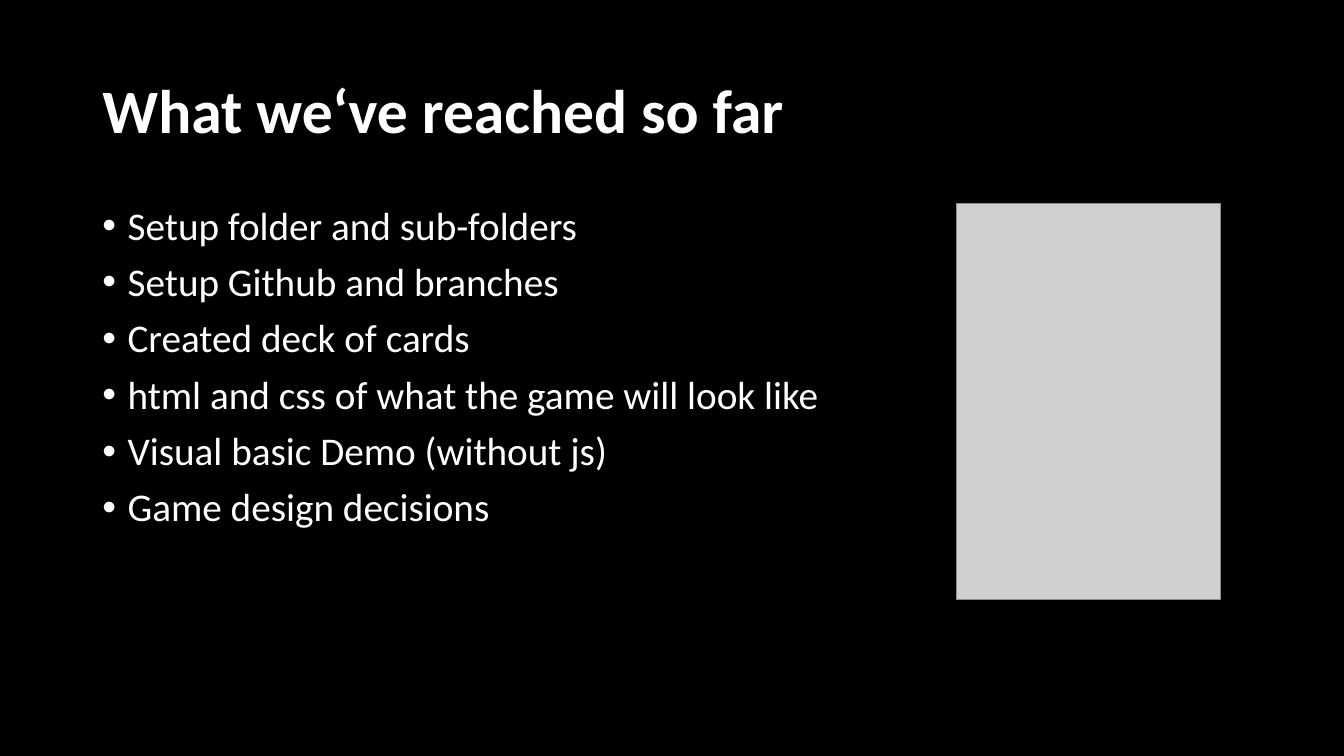
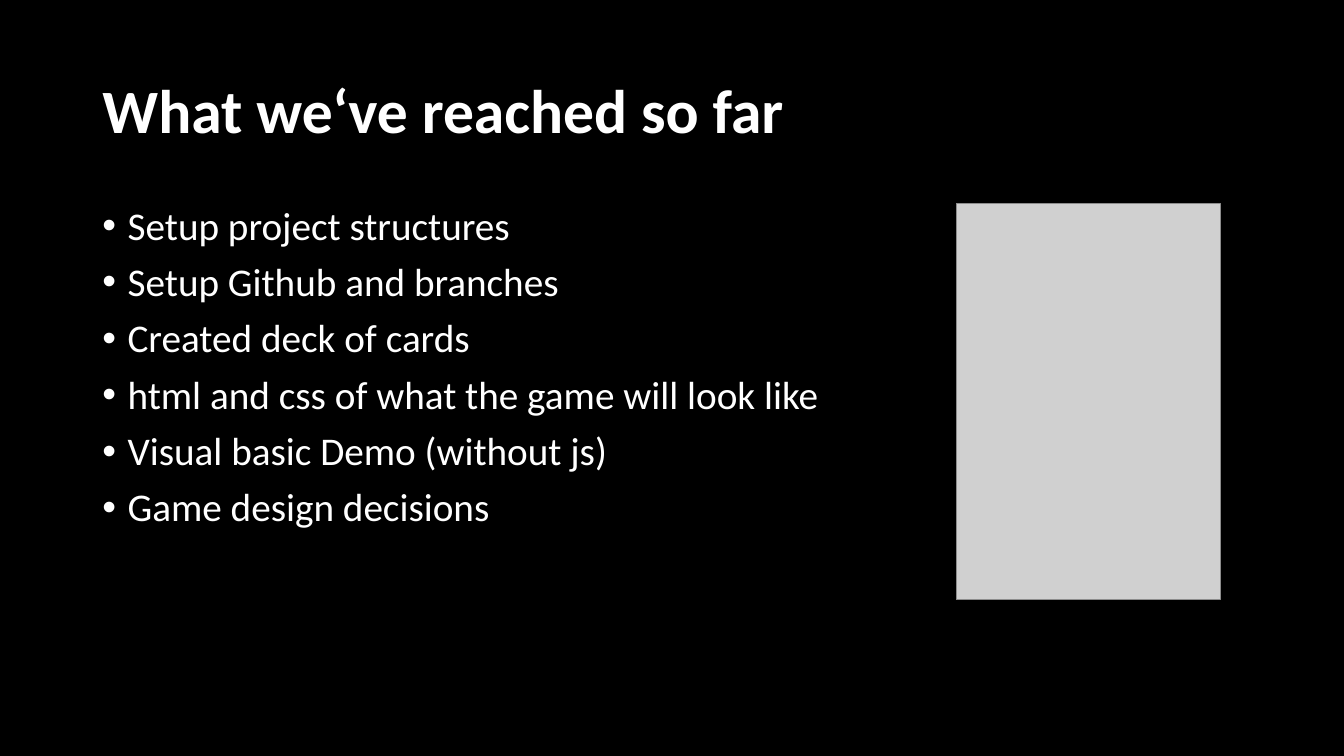
Before and after one commit to Pancin/sa3fluxx, a slide deck: slide 3 of misc/presentations/Fluxx_Second_Presentation.pptx. Drawn at 1344x756 pixels with LibreOffice and Linux fonts; fonts in the diff are those of the drawing; grey boxes stand for pictures. Boxes give left, top, right and bottom in pixels: in the first picture for what was removed or moved away, otherwise in the second. Text is boxed around its words. In the diff, an @@ line names an element or a change of style, - is before the commit and + after.

```diff
--- a/misc/presentations/Fluxx_Second_Presentation.pptx
+++ b/misc/presentations/Fluxx_Second_Presentation.pptx
@@ text at box(128, 213, 510, 247): text changed @@
-• Setup folder and sub-folders
+• Setup project structures
```
Also in this commit, not shown: 1 other slide changed.
